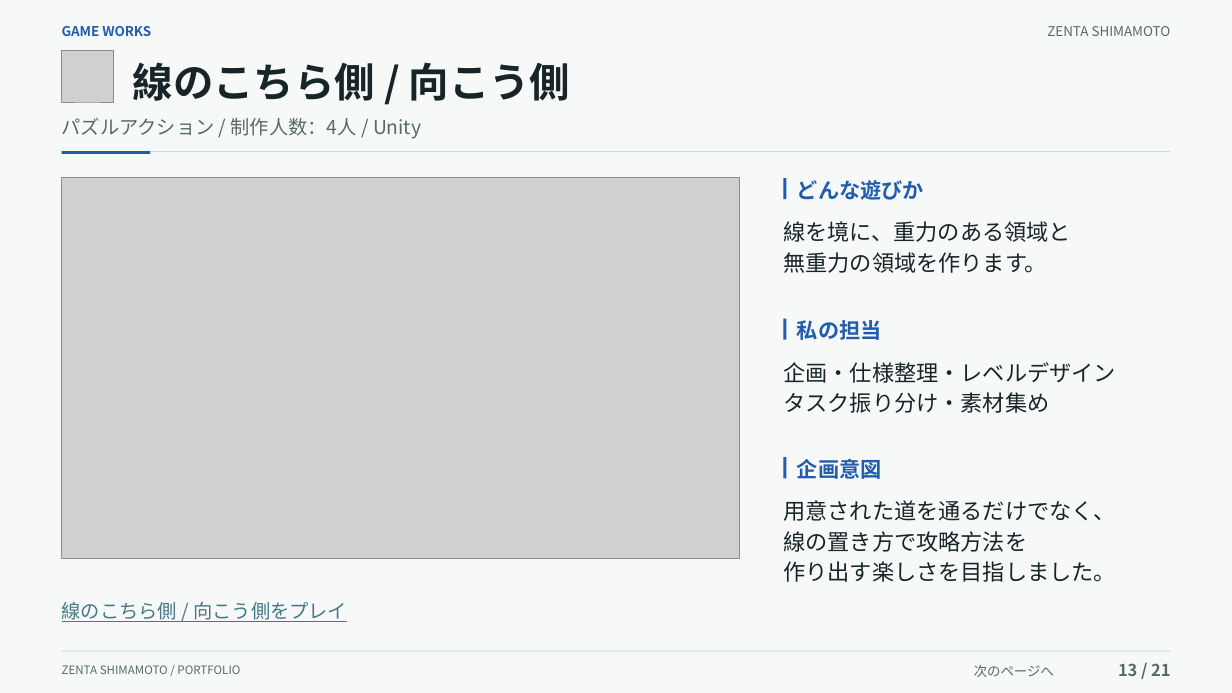
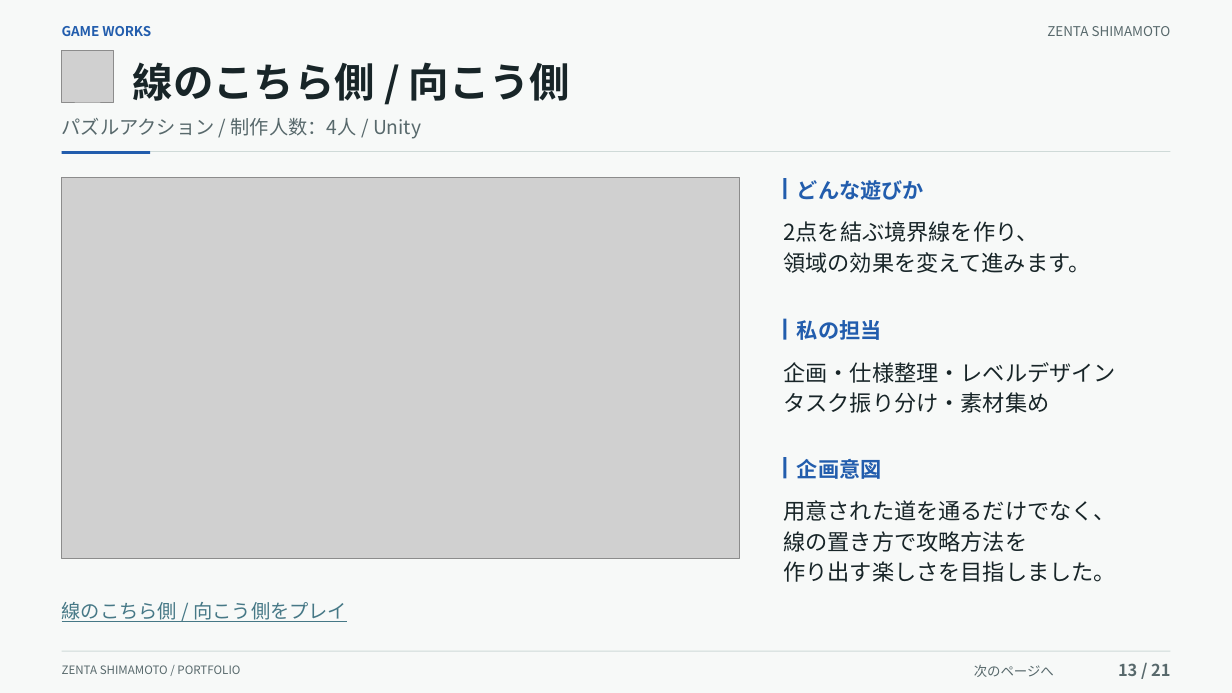
Before and after one commit to kuon-haruto/portfolio, a slide deck: slide 13 of documents/portfolio/島本善太_ポートフォリオ.pptx. Drawn at 1232x693 pixels with LibreOffice and Linux fonts; fonts in the diff are those of the drawing; grey boxes stand for pictures. Boxes give left, top, right and bottom in pixels: in the first picture for what was removed or moved away, otherwise in the second. Text is boxed around its words. In the diff, an @@ line names an element or a change of style, - is before the commit and + after.

```diff
--- a/documents/portfolio/島本善太_ポートフォリオ.pptx
+++ b/documents/portfolio/島本善太_ポートフォリオ.pptx
@@ text at box(783, 221, 1090, 273): text changed @@
-線を境に、重力のある領域と
-無重力の領域を作ります。
+2点を結ぶ境界線を作り、
+領域の効果を変えて進みます。
```
Also in this commit, not shown: 1 other slide changed, 43 other files.
